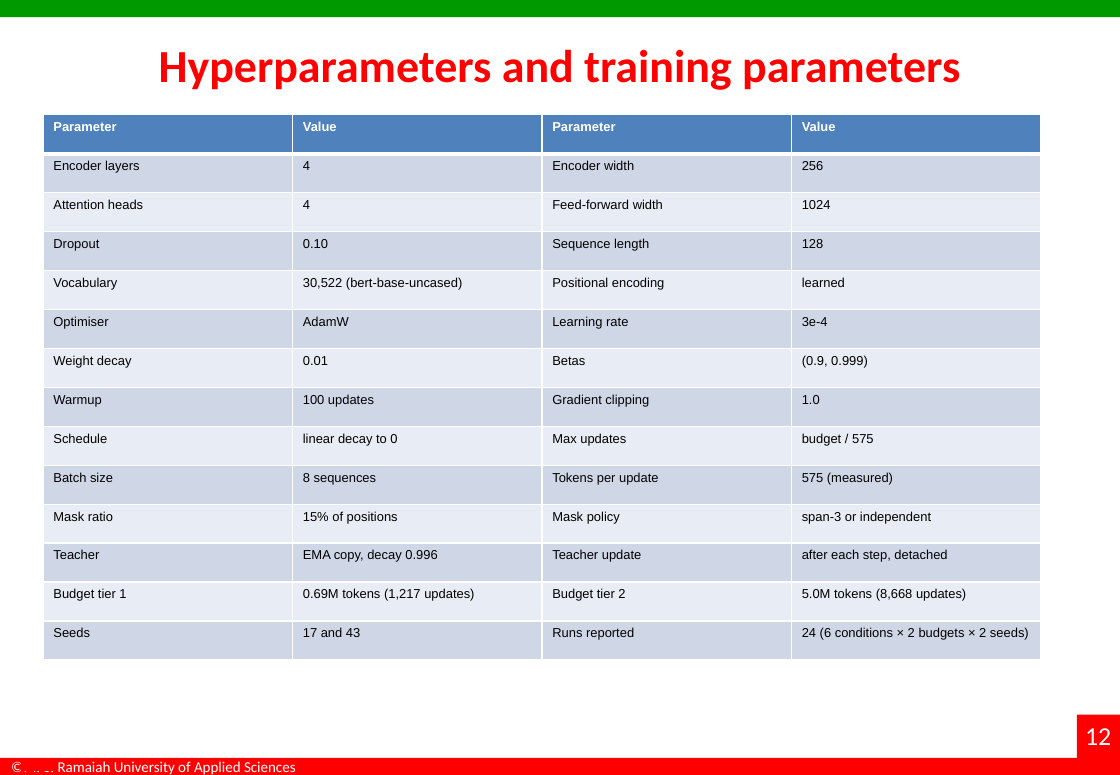
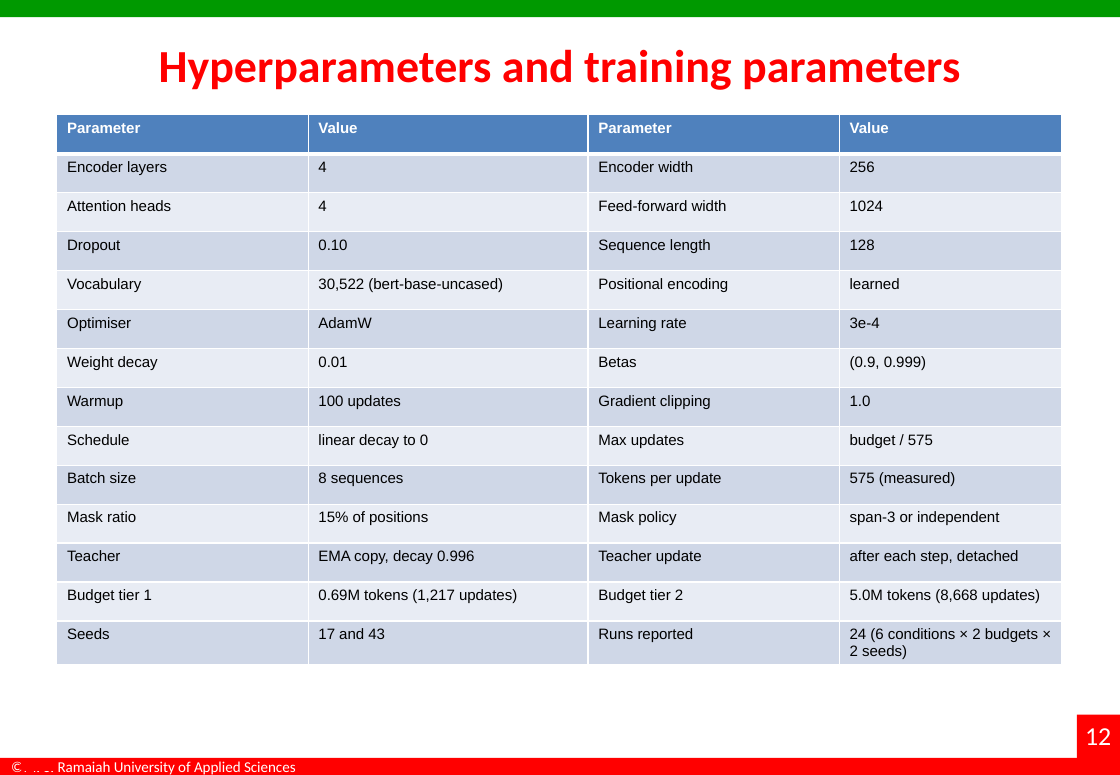
Before and after one commit to dakshadev/7th-sem, a slide deck: slide 12 of docs/Interim_Project_Presentation_7th-sem.pptx. Drawn at 1120x775 pixels with LibreOffice and Linux fonts; fonts in the diff are those of the drawing; background and template pictures are left out. Boxes give left, top, right and bottom in pixels: in the first picture for what was removed or moved away, otherwise in the second. Text is boxed around its words. In the diff, an @@ line names an element or a change of style, - is before the commit and + after.

Commit message:
docs(deck): type and alignment pass to presentation standard
Read as a viewer, not a thumbnail: six-column literature tables sat at 7.6pt, captions at 10pt, body
copy at 13pt, and every element type had its own left edge (tables 30pt, text 39pt, images 30-68pt).

- one left margin (0.55in) and one content width (700.8pt, i.e. the full area between margins)
- type floor raised: 20pt on the sparse slides, 17-18pt elsewhere, 15.5pt where the contents are
  dense, 10.5-11pt in tables, 11pt captions, 8.5pt references
- the longest paragraphs were rewritten in presentation register, since full sentences were the
  reason the type had to be small; the paper keeps the long form
- text blocks vertically balanced using PowerPoint's measured bound height instead of a guess
- column widths redistributed so Evidence has room and 'Completed' fits on one line
- orphan words removed from the conclusion bullets

Two regressions the render caught and this fixes: the references slide's two columns were being
stacked on one margin, and the repository link was being re-centred into the middle of the list.

scripts/polish_typography.ps1, scripts/rewrite_slide_copy.ps1, scripts/balance_text.ps1.

```diff
--- a/docs/Interim_Project_Presentation_7th-sem.pptx
+++ b/docs/Interim_Project_Presentation_7th-sem.pptx
@@ table at box(57, 115, 1062, 663) @@
@@ size 9 to 10.5 pt @@
@@ table: place and size @@
-table at box(43, 115, 1040, 661)
+table at box(57, 115, 1062, 663)
```
Also in this commit, not shown: 19 other slides changed, 6 other files.
